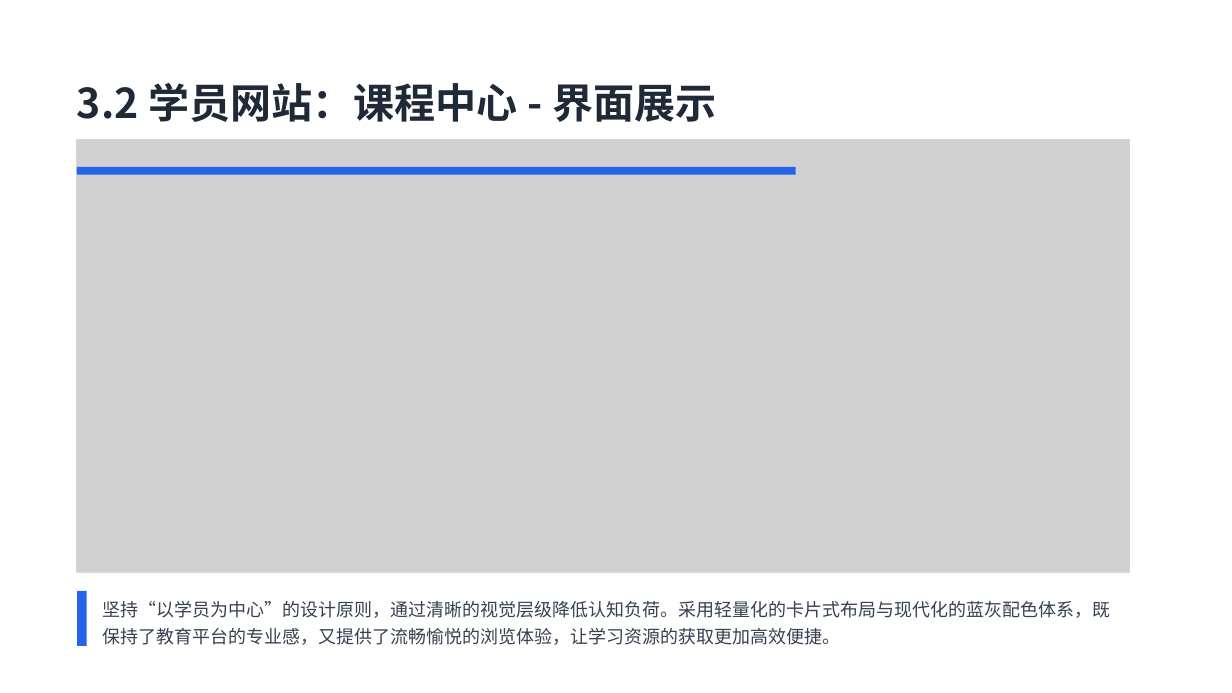
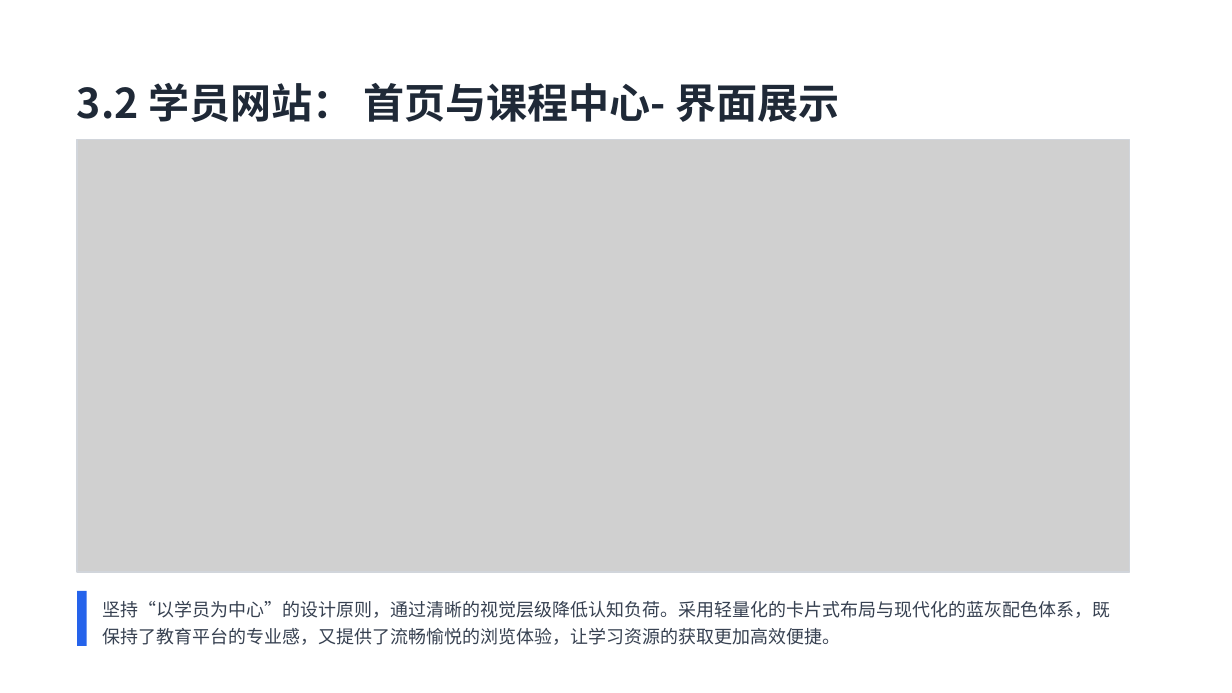
Before and after one commit to user007a/project, a slide deck: slide 8 of pro_sanzhutraining/docs/项目建设方案.pptx (slide 10 before the commit). Drawn at 1232x693 pixels with LibreOffice and Linux fonts; fonts in the diff are those of the drawing; grey boxes stand for pictures. Boxes give left, top, right and bottom in pixels: in the first picture for what was removed or moved away, otherwise in the second. Text is boxed around its words. In the diff, an @@ line names an element or a change of style, - is before the commit and + after.

```diff
--- a/pro_sanzhutraining/docs/项目建设方案.pptx
+++ b/pro_sanzhutraining/docs/项目建设方案.pptx
@@ text at box(77, 83, 839, 122): text changed @@
-3.2 学员网站：课程中心 - 界面展示
+3.2 学员网站： 首页与课程中心- 界面展示
@@ rounded rectangle removed at box(77, 167, 796, 175) @@
```
Also in this commit, not shown: 3 other slides changed, 1 other file.
